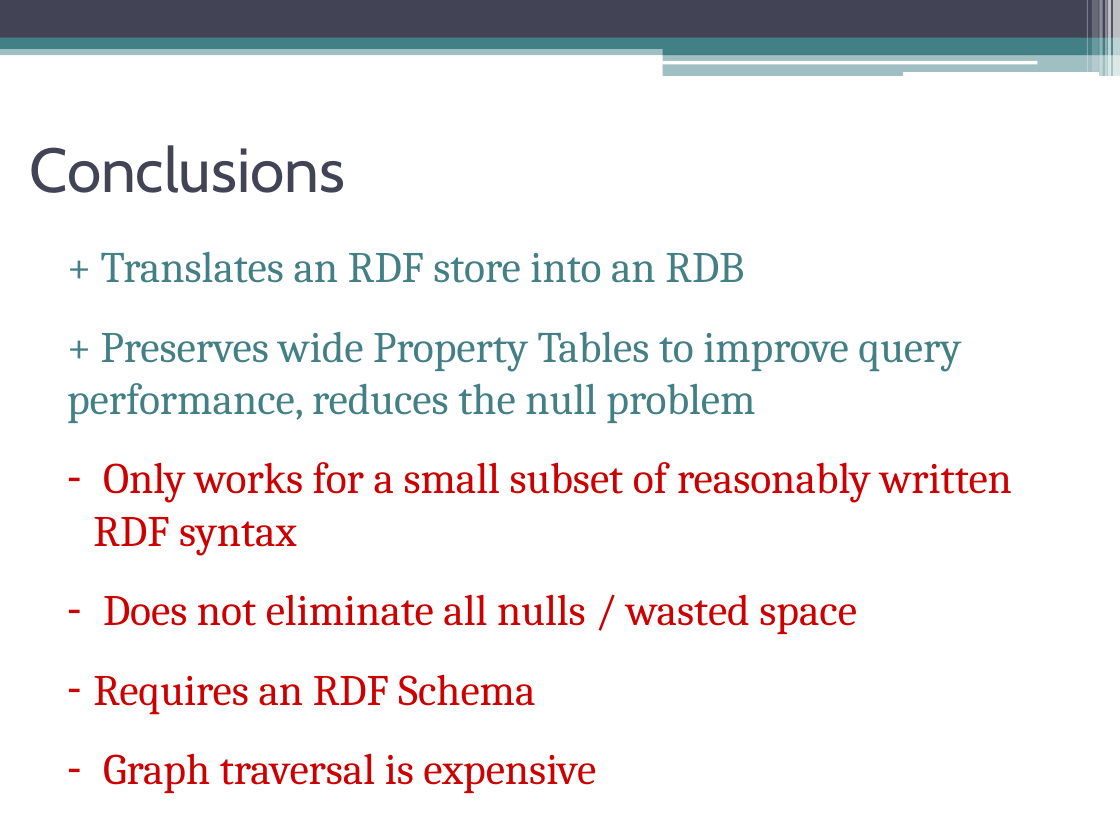
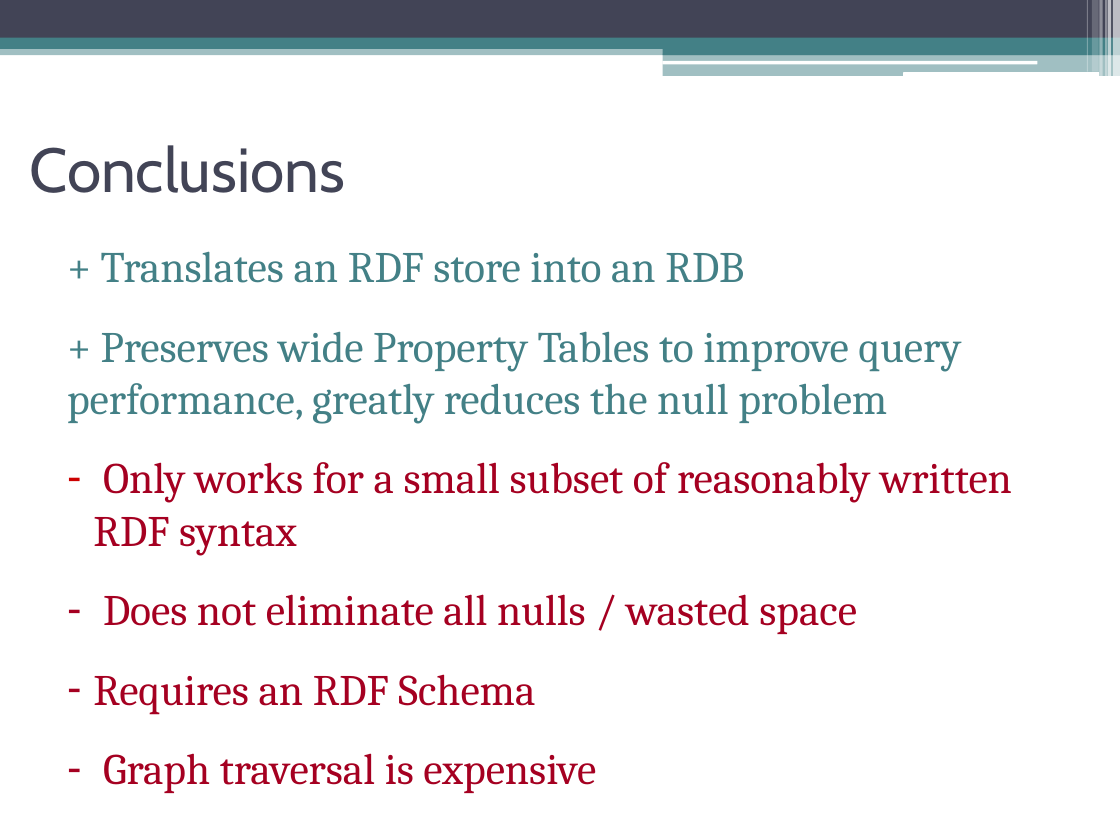
Before and after one commit to oshanis/r-store, a slide deck: slide 13 of docs/R_Store.ppt. Drawn at 1120x840 pixels with LibreOffice and Linux fonts; fonts in the diff are those of the drawing. Boxes give left, top, right and bottom in pixels: in the first picture for what was removed or moved away, otherwise in the second. Text is boxed around its words. In the diff, an @@ line names an element or a change of style, - is before the commit and + after.

```diff
--- a/docs/R_Store.ppt
+++ b/docs/R_Store.ppt
@@ text at <box>67,331,961,424</box>: text changed @@
-+ Preserves wide Property Tables to improve query performance, reduces the null problem
++ Preserves wide Property Tables to improve query performance, greatly reduces the null problem
@@ text at <box>93,462,1012,793</box>: text colour #CC0000 to #A50021 in "Only works for a small subset of ...", "Does not eliminate all nulls / wasted ...", "Requires an RDF Schema", "Graph traversal is expensive"; bullet colour #CC0000 to #A50021 @@
```
Also in this commit, not shown: 1 slide added, 1 slide removed, 1 other file.
